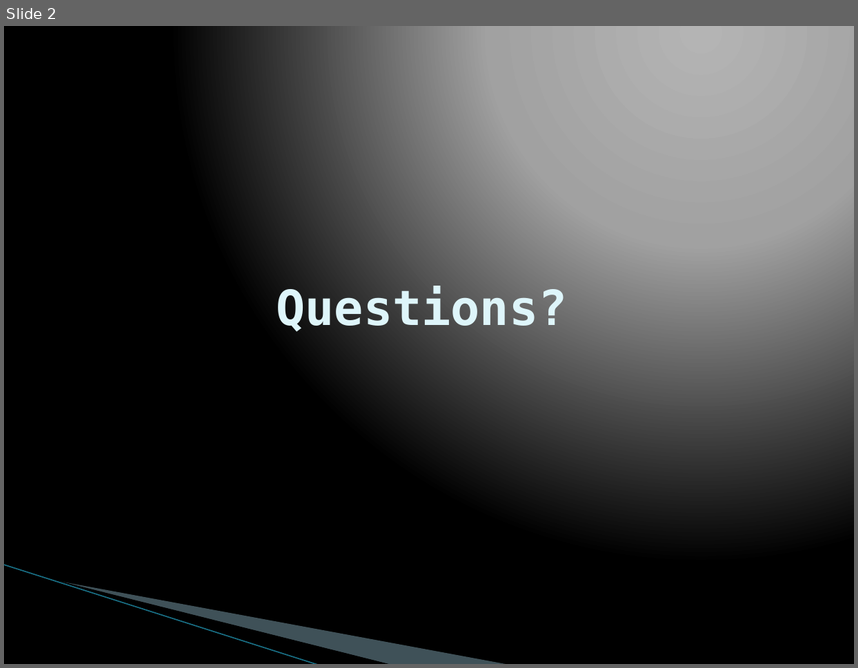
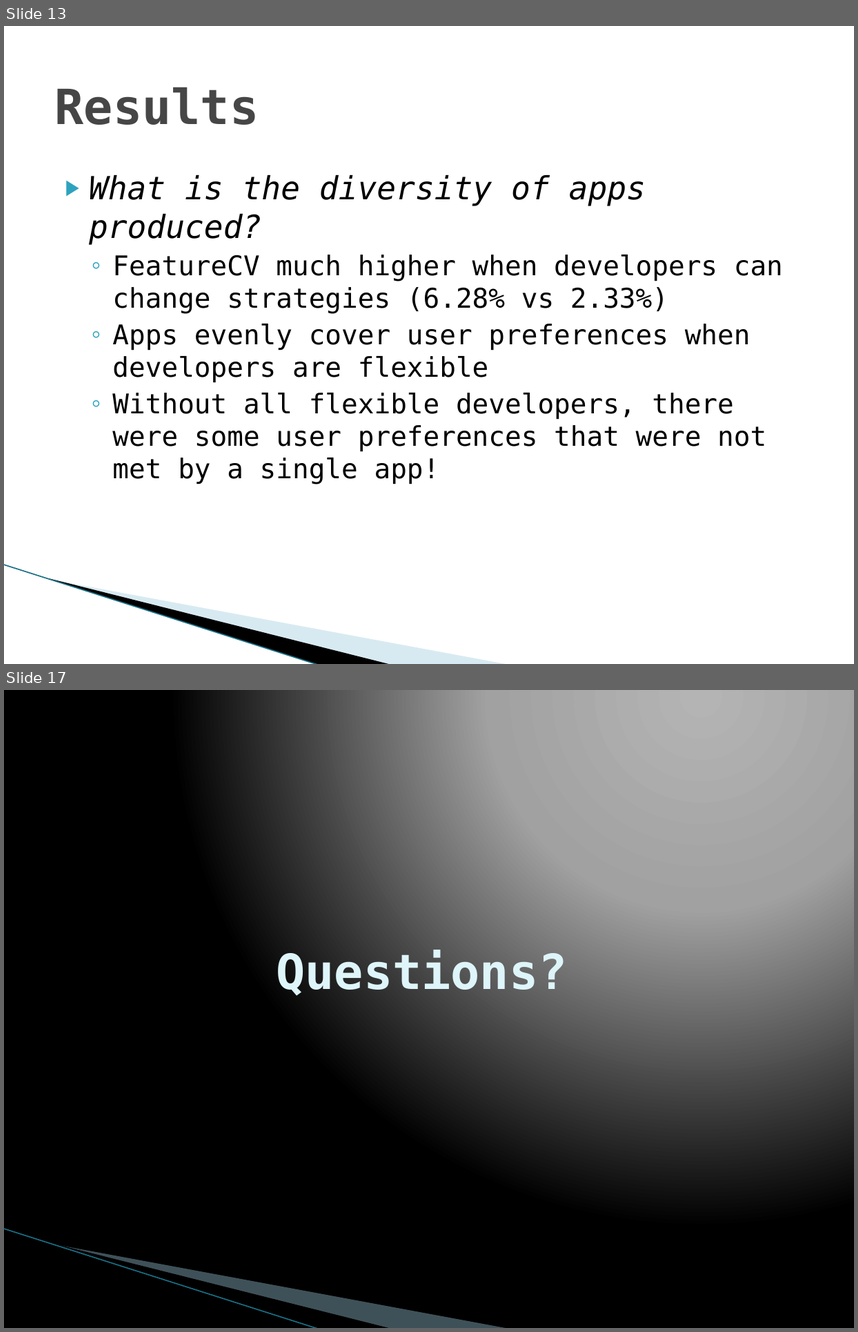
Before and after one commit to vfasburg/cse_848, a slide deck: paper/848_Paper_Presentation_Fasburg_Thomas.pptx. Shown one above the other, each under a label of ours: slide 2 before the commit, slides 13 and 17 after it; the slides between them are not shown. The pictures are 858x668 and 858x1332 pixels, drawn with LibreOffice and Linux fonts; fonts in the diff are those of the drawing; background and template pictures are left out. Boxes give left, top, right and bottom in pixels: in the first picture for what was removed or moved away, otherwise in the second. Text is boxed around its words. In the diff, an @@ line names an element or a change of style, - is before the commit and + after.

```diff
--- a/paper/848_Paper_Presentation_Fasburg_Thomas.pptx
+++ b/paper/848_Paper_Presentation_Fasburg_Thomas.pptx
@@ slide 13 added at (x1=4, y1=26, x2=854, y2=664), background #FFFFFF; not listed: 3 template elements that a slide beside it also shows @@
@@ title added at (x1=55, y1=87, x2=259, y2=125), 41 pt, text #464646, bold @@
+Results
@@ text added at (x1=89, y1=175, x2=783, y2=484), 23 pt, text #000000 @@
+▶ What is the diversity of apps produced?
+  ◦ FeatureCV much higher when developers can change strategies (6.28% vs 2.33%)
+  ◦ Apps evenly cover user preferences when developers are flexible
+  ◦ Without all flexible developers, there were some user preferences that were not met by a single app!
@@ what was slide 2 is now slide 17 @@
```
Also in this commit, not shown: 1 slide changed, 14 other slides added, 1 other file.
